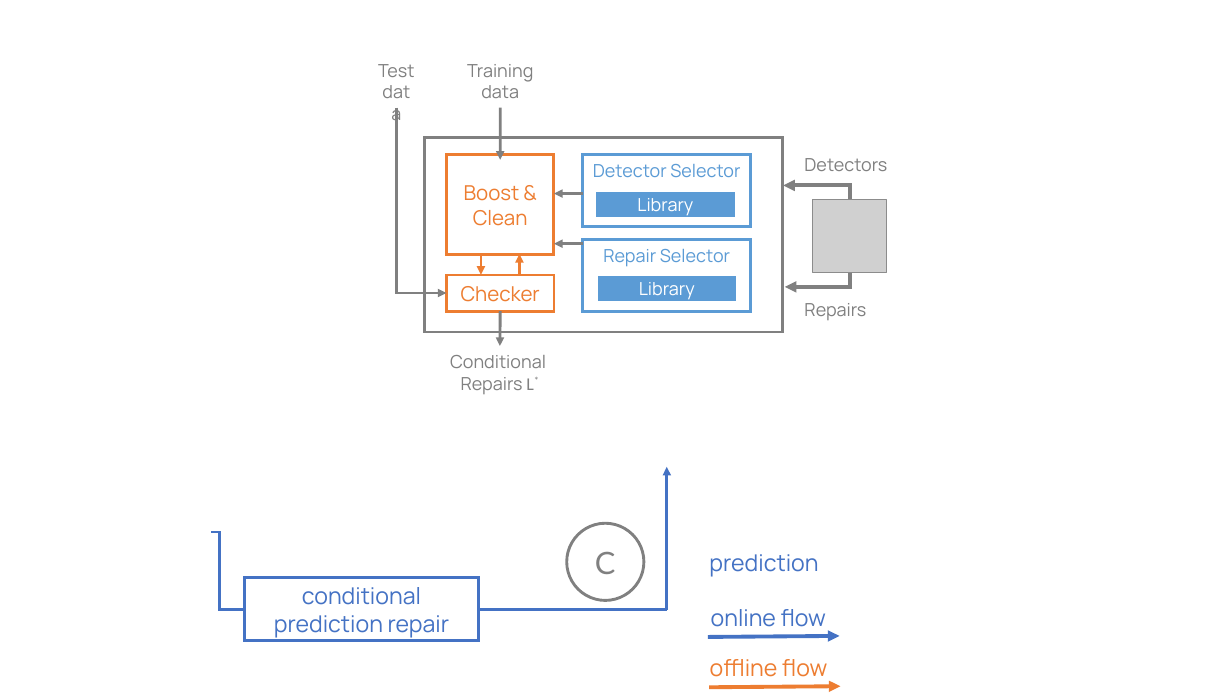
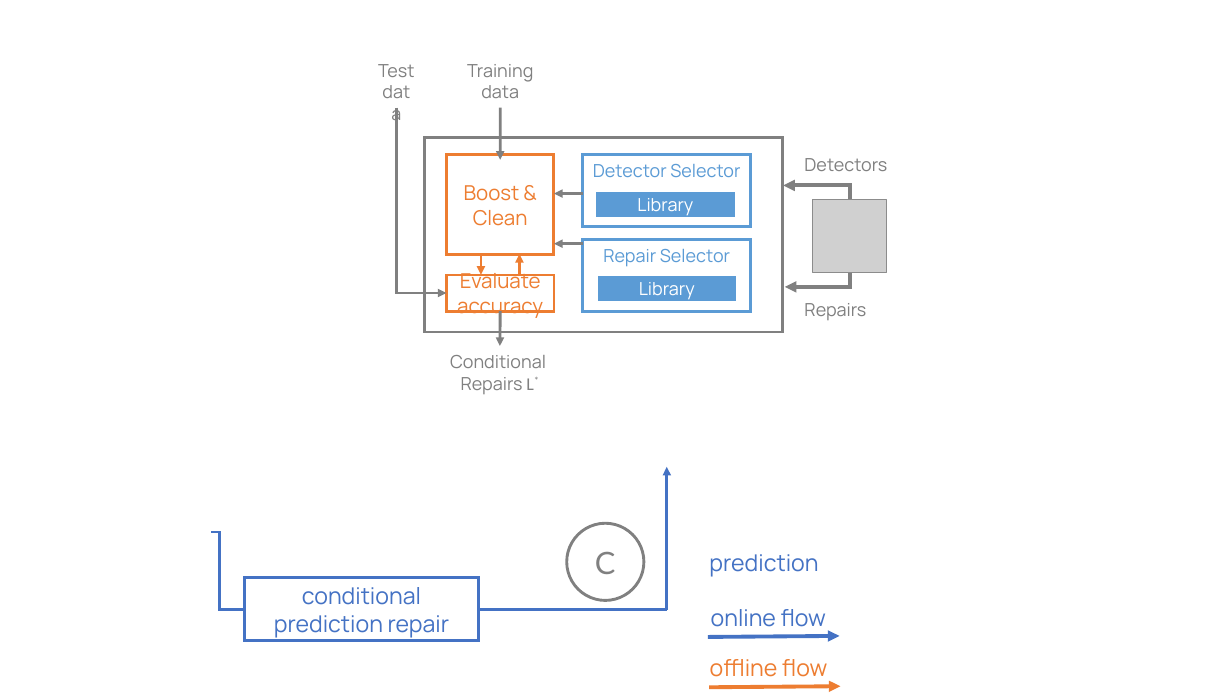
Before and after one commit to luckh2/sigmod-activedetect, a slide deck: slide 2 of figures/figures.pptx. Drawn at 1232x693 pixels with LibreOffice and Linux fonts; fonts in the diff are those of the drawing; grey boxes stand for pictures. Boxes give left, top, right and bottom in pixels: in the first picture for what was removed or moved away, otherwise in the second. Text is boxed around its words. In the diff, an @@ line names an element or a change of style, - is before the commit and + after.

```diff
--- a/figures/figures.pptx
+++ b/figures/figures.pptx
@@ text in rectangle at (457, 269, 543, 320): text changed @@
-Checker
+Evaluate accuracy
```
Also in this commit, not shown: 1 slide added, 1 other file.
